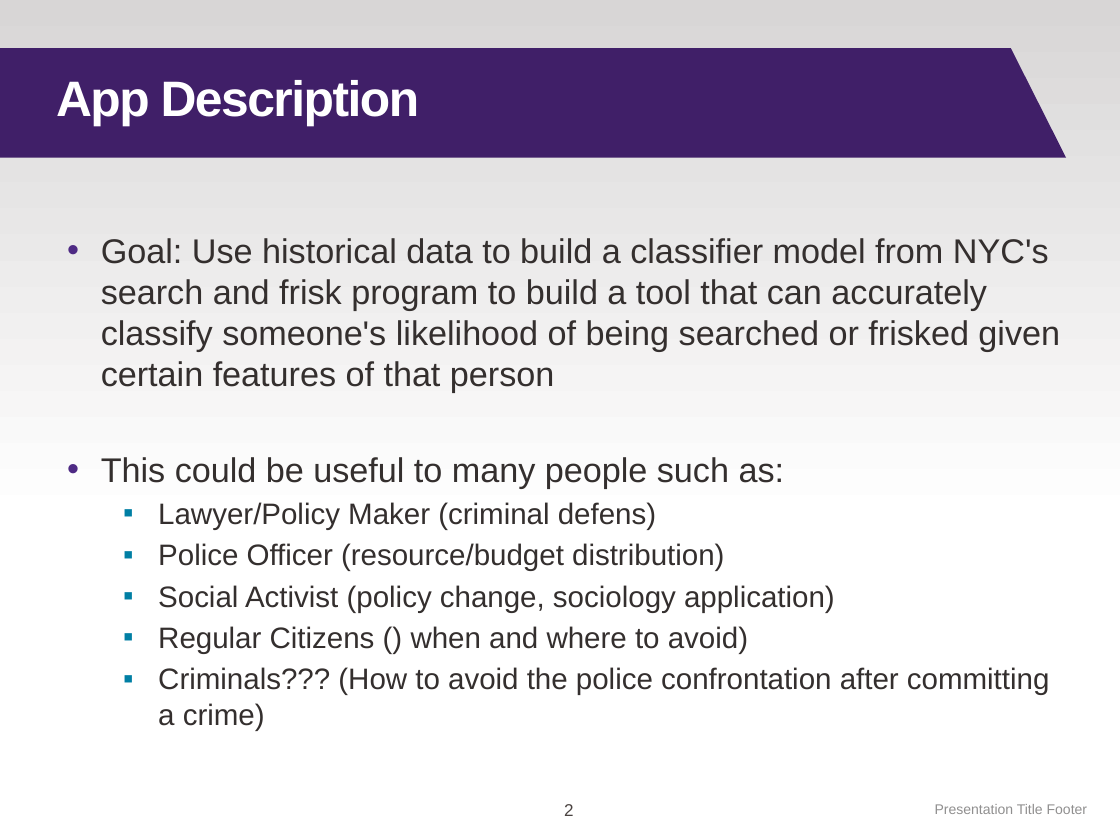
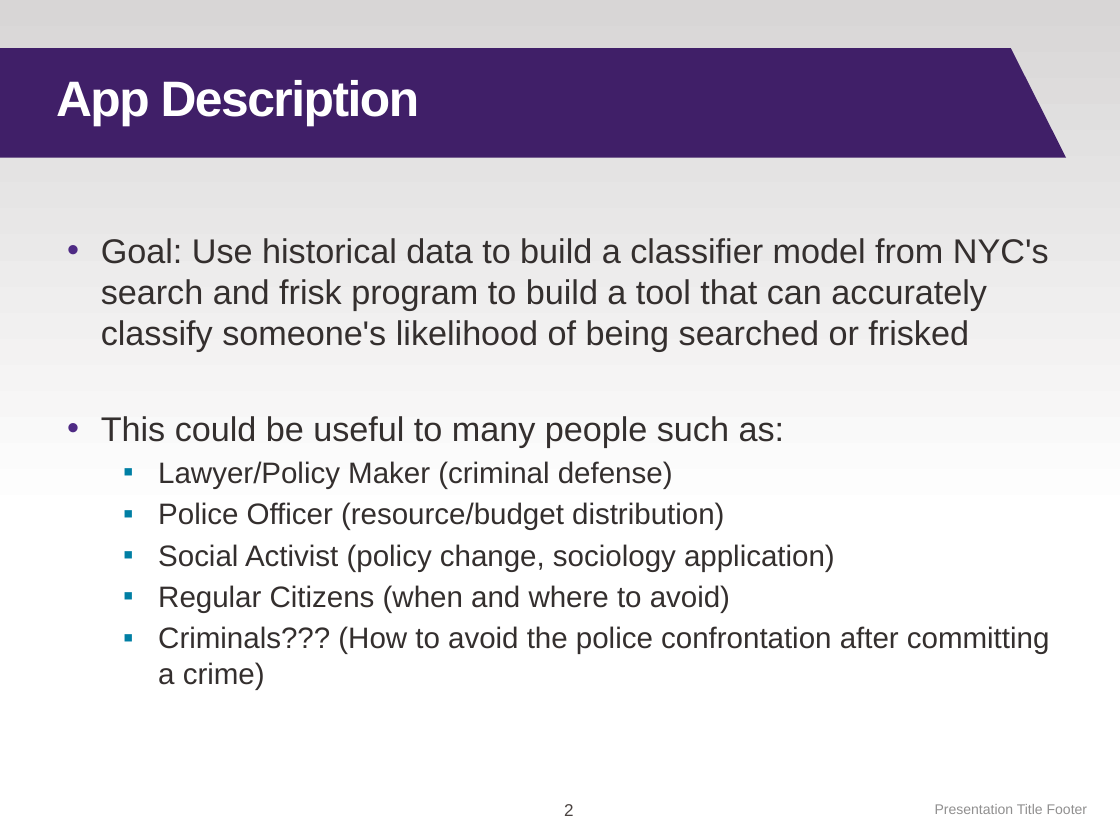
Before and after one commit to MSIA/2021-msia423-dong-zizhuo-project, a slide deck: slide 2 of deliverables/Presentation.ppt. Drawn at 1120x840 pixels with LibreOffice and Linux fonts; fonts in the diff are those of the drawing; background and template pictures are left out. Boxes give left, top, right and bottom in pixels: in the first picture for what was removed or moved away, otherwise in the second. Text is boxed around its words. In the diff, an @@ line names an element or a change of style, - is before the commit and + after.

```diff
--- a/deliverables/Presentation.ppt
+++ b/deliverables/Presentation.ppt
@@ text at [101, 238, 1049, 351]: text changed @@
-• Goal: Use historical data to build a classifier model from NYC's search and frisk program to build a tool that can accurately classify someone's likelihood of being searched or frisked given certain features of that person
+• Goal: Use historical data to build a classifier model from NYC's search and frisk program to build a tool that can accurately classify someone's likelihood of being searched or frisked
@@ text at [158, 461, 673, 489]: text changed @@
-  ▪ Lawyer/Policy Maker (criminal defens)
+  ▪ Lawyer/Policy Maker (criminal defense)
@@ text at [158, 585, 730, 613]: text changed @@
-  ▪ Regular Citizens () when and where to avoid)
+  ▪ Regular Citizens (when and where to avoid)
```
Also in this commit, not shown: 3 other slides changed.
